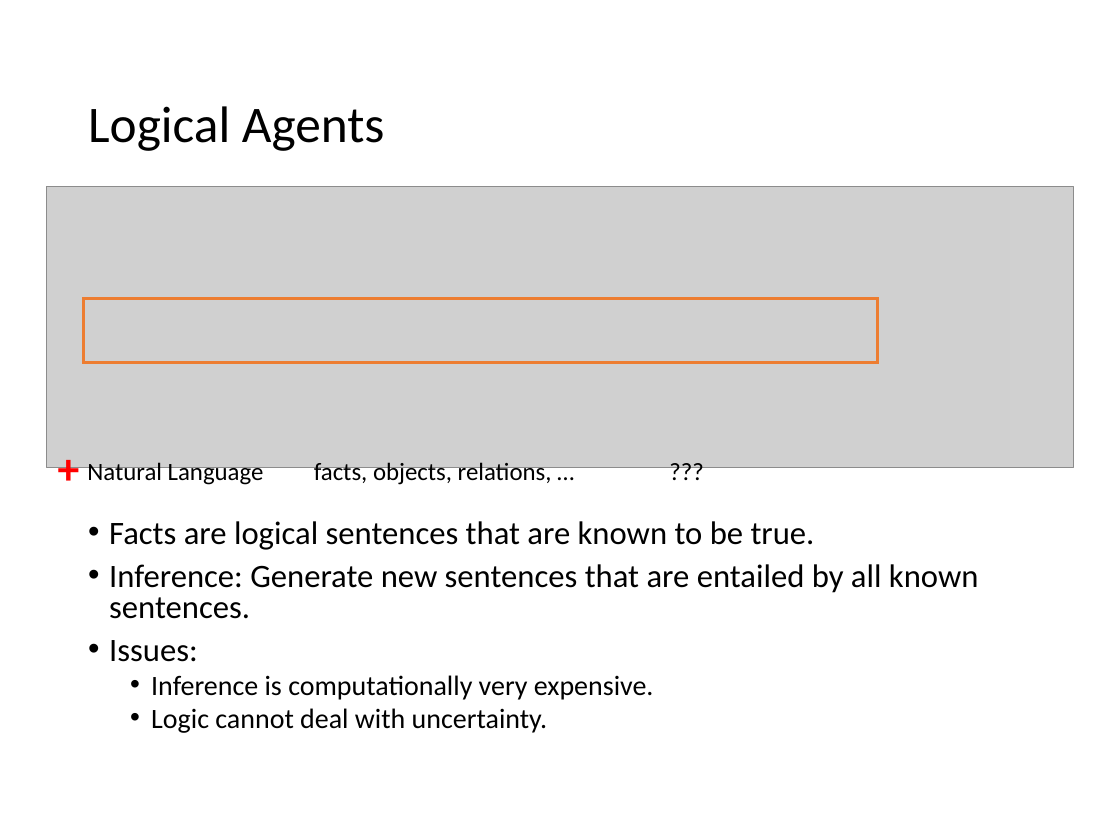
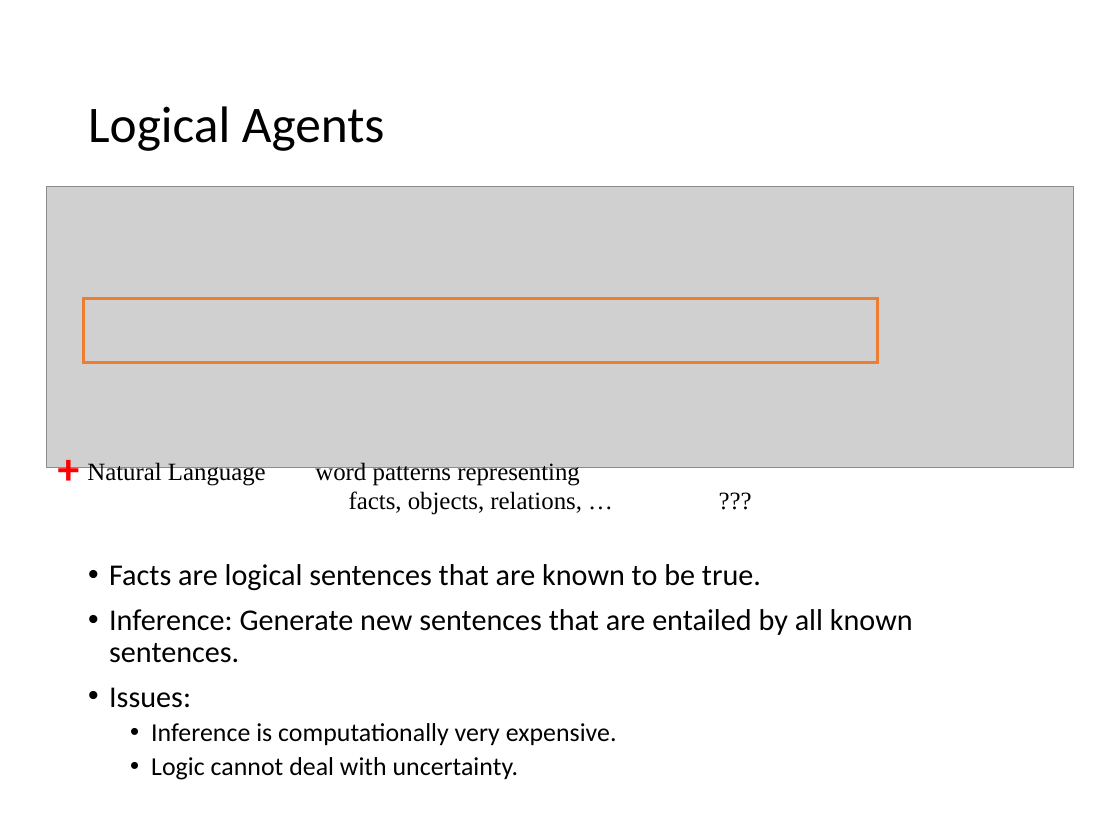
Before and after one commit to mhahsler/CS7320-AI, a slide deck: slide 8 of slides/07_knowledge-based.pptx. Drawn at 1120x840 pixels with LibreOffice and Linux fonts; fonts in the diff are those of the drawing; grey boxes stand for pictures. Boxes give left, top, right and bottom in pixels: in the first picture for what was removed or moved away, otherwise in the second. Text is boxed around its words. In the diff, an @@ line names an element or a change of style, - is before the commit and + after.

```diff
--- a/slides/07_knowledge-based.pptx
+++ b/slides/07_knowledge-based.pptx
@@ text at [87,462,582,515]: text changed; font Calibri to Times New Roman @@
-Natural Language facts, objects, relations, … ???
+Natural Language word patterns representing
+facts, objects, relations, … ???
@@ text "Facts are logical sentences that ...": place and size @@
-text "Facts are logical sentences that ..." at [109,521,979,733]
+text "Facts are logical sentences that ..." at [109,564,913,780]
@@ text "Facts are logical sentences that ..." at [109,564,913,780]: size 21 to 19.4 pt in "Facts are logical sentences that are known ...", "Inference: Generate new sentences that are entailed ...", "Issues:"; size 18 to 16.6 pt in "Inference is computationally very expensive.", "Logic cannot deal with uncertainty."; line spacing 0.8 to 0.9 @@
```
Also in this commit, not shown: 6 other slides changed, 1 other file.
